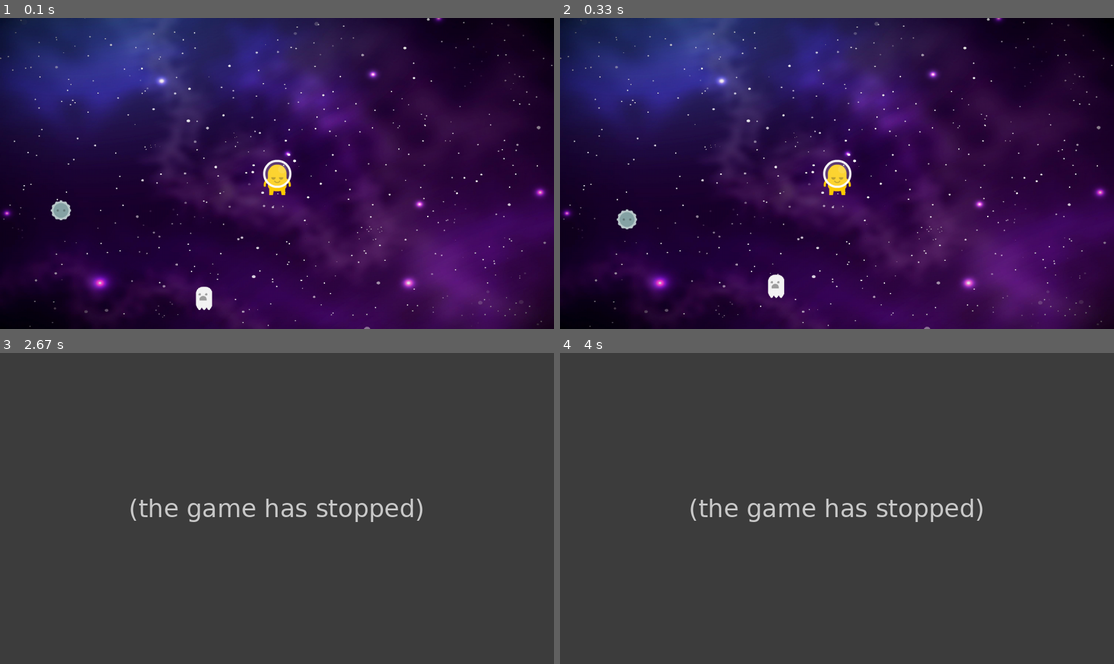
Above: before the commit, frames 1-4 (two rows, left to right).
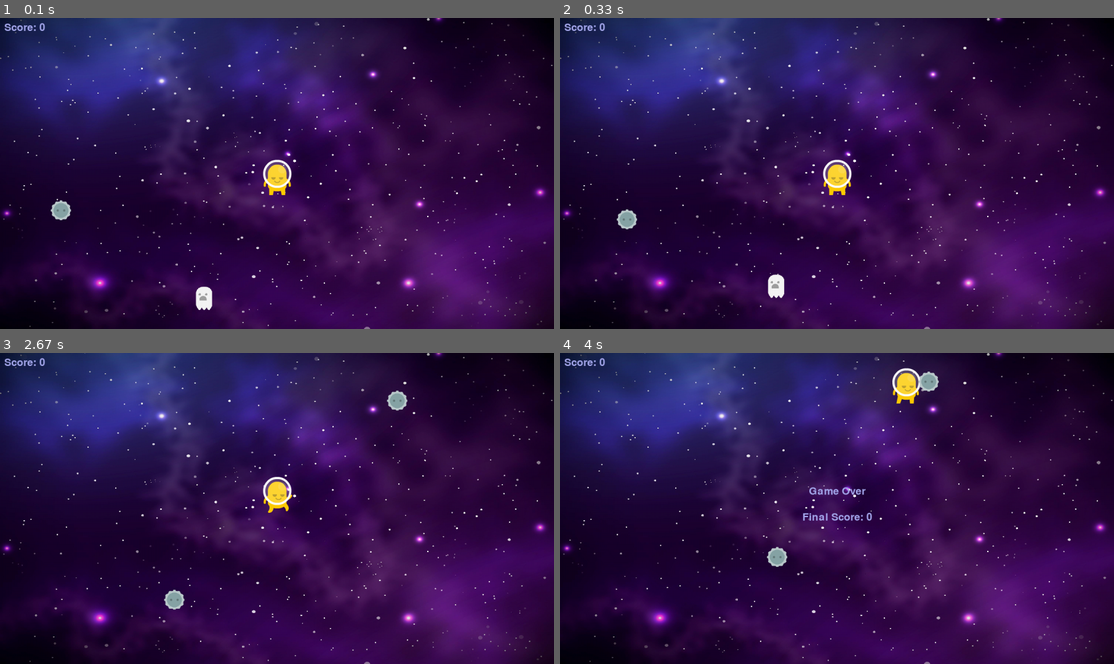
Above: after the commit, the same moments.

Repository: AndersonSouzas/pygameAlien
Game: pygame game, started from main.py
The game is run twice, just before and just after one commit, with the same random seed, the same clock (stepped at 60 frames per second) and the same inputs.
Inputs:
- Up to frame 1 (0.1 s): no input
- Up to frame 2 (0.33 s): no input
- Up to frame 3 (2.67 s): hold D 0.33-0.8 s; hold W 0.83-1.13 s; hold D 1.17-1.63 s; hold A 1.67-2.2 s; hold S 2.23-2.53 s; hold R from 2.57 s (still down); hold W from 2.57 s (still down)
- Up to frame 4 (4 s): release R at 2.93 s; release W at 2.93 s; hold W 2.97-3.33 s; hold D from 3.37 s (still down)

The runs differ from the first frame. In frame 1, less than 0.1% of the frame differs, in the area x 0-9%, y 1-5%; in frame 2, less than 0.1%; in frame 3, 100%, in the area x 0-100%, y 0-100%; in frame 4, 100%.
Before the commit the program exited at 2.43 s; later frames show no game.

Commit message:
chore(main): instantiate the Score class, change the loop to manage when the game ends and add the R button to restart the game after the game ends

Diff:
--- a/main.py
+++ b/main.py
@@ -1,6 +1,6 @@
 import pygame
 from sys import exit
-from utils import Dimensions, PlayerColor
+from utils import Dimensions, PlayerColor, Score
 from state import Scenery, PlayerState, CollisionManager
 from sprite import Animation, EnemyManager
 
@@ -20,14 +20,17 @@
 enemy_manager = EnemyManager(enemy_group)
 
 collision_manager = CollisionManager(player, enemy_group)
+score_system = Score()
 
 
 def game_loop():
     running = True
+    elapsed_time = 0
     enemy_manager.initial_spawn()
 
     while running:
         delta_time = clock.tick(FPS) / 1000.0
+        elapsed_time += delta_time
 
         for event in pygame.event.get():
             if event.type == pygame.QUIT:
@@ -36,22 +39,36 @@
                 if event.key == pygame.K_ESCAPE:
                     running = False
                     pygame.quit()
+                if event.key == pygame.K_r and score_system.is_game_over:
+                    score_system.is_game_over = False
+                    score_system.score = 0
+                    elapsed_time = 0
+                    enemy_manager.reset_enemies()
+                    player.reset_position()
 
-        player_animation.update(delta_time)
+        if not score_system.is_game_over:
+            if elapsed_time >= 1:
+                score_system.add_score(10)
+                elapsed_time = 0
+
+            player_animation.update(delta_time)
+            enemy_manager.spawn_enemy()
+            enemy_group.update()
+
+            sprite_width, sprite_height = player_animation.get_current_sprite_animation()
+            player.update_rect(sprite_width, sprite_height)
+
+            if collision_manager.check_collisions():
+                score_system.trigger_game_over()
 
         scenery.draw(screen)
         player_animation.render()
+        enemy_group.draw(screen)
 
-        enemy_manager.spawn_enemy()
-        enemy_group.update()
+        score_system.render_score(screen)
 
-        sprite_width, sprite_height = player_animation.get_current_sprite_animation()
-        player.update_rect(sprite_width, sprite_height)
-
-        if collision_manager.check_collisions():
-            running = False
-
-        enemy_group.draw(screen)
+        if score_system.is_game_over:
+            score_system.render_game_over(screen)
         pygame.display.flip()
         clock.tick(FPS)
     pygame.quit()
